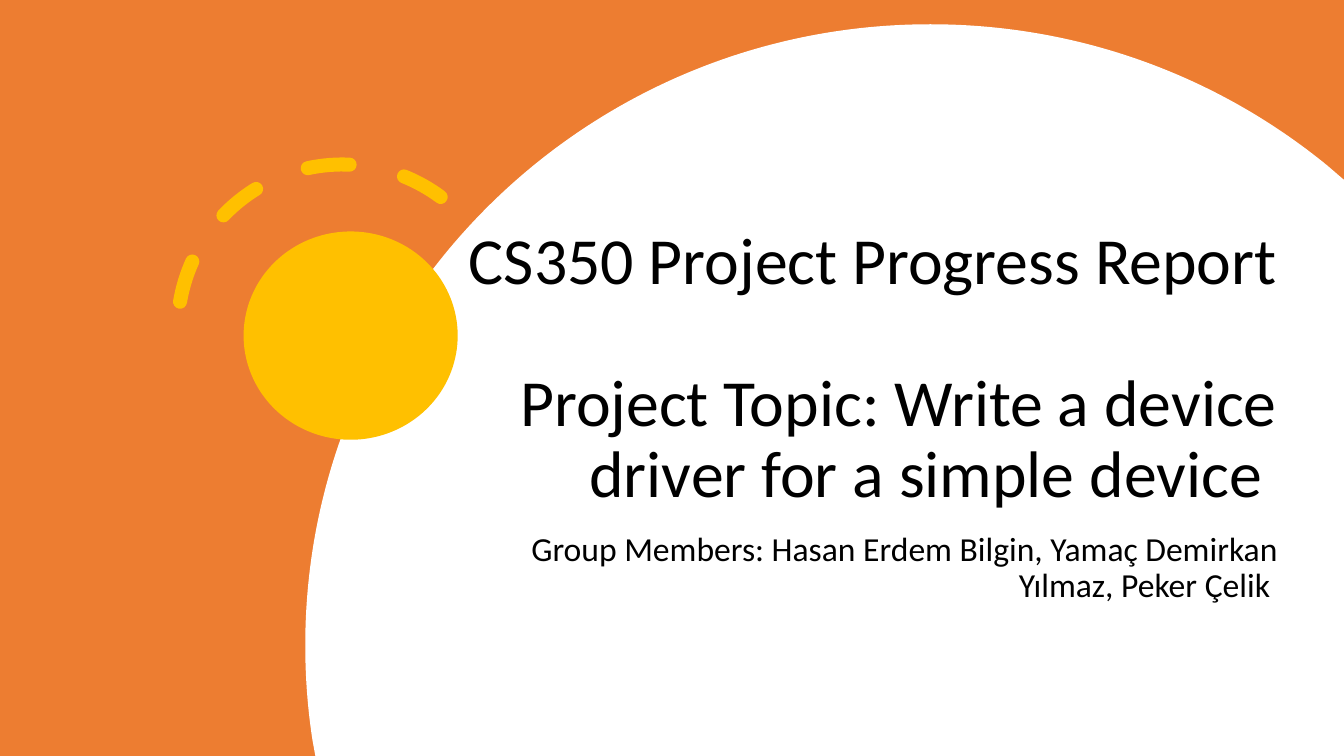
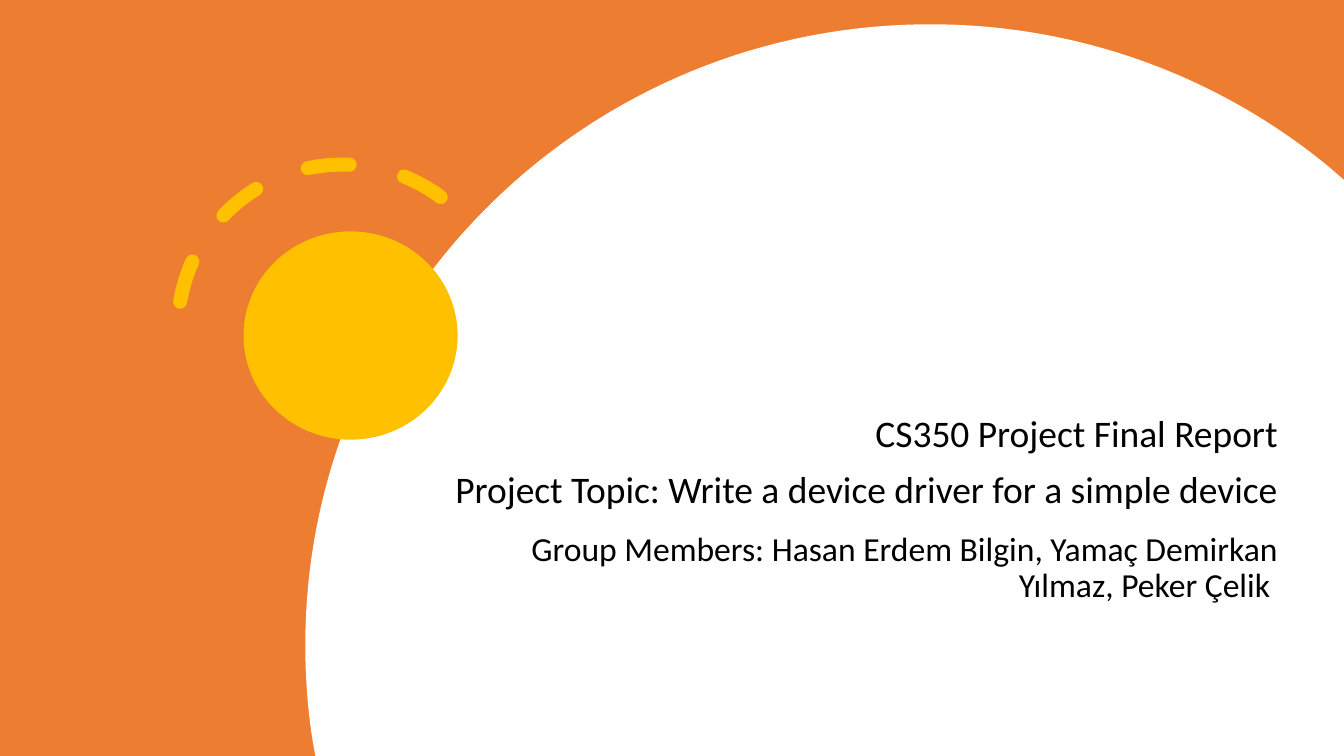
Before and after one commit to hasancpp/CS350-Operating-Systems-Project, a slide deck: slide 1 of progress_report.pptx. Drawn at 1344x756 pixels with LibreOffice and Linux fonts; fonts in the diff are those of the drawing. Boxes give left, top, right and bottom in pixels: in the first picture for what was removed or moved away, otherwise in the second. Text is boxed around its words. In the diff, an @@ line names an element or a change of style, - is before the commit and + after.

```diff
--- a/progress_report.pptx
+++ b/progress_report.pptx
@@ freeform shape at [306,24,1344,756]: outline redrawn @@
@@ arc (boxed as its full ellipse) at [111,97,574,561]: outline #FFC000 10 pt dashed to #FFC000 10.01 pt dashed @@
@@ text at [455,421,1277,510]: text changed; size 47 to 26.8 pt @@
-CS350 Project Progress Report
-Project Topic: Write a device driver for a simple device
+CS350 Project Final Report
+Project Topic: Write a device driver for a simple device
```
Also in this commit, not shown: 13 other slides changed, 2 slides added, 17 other files.
